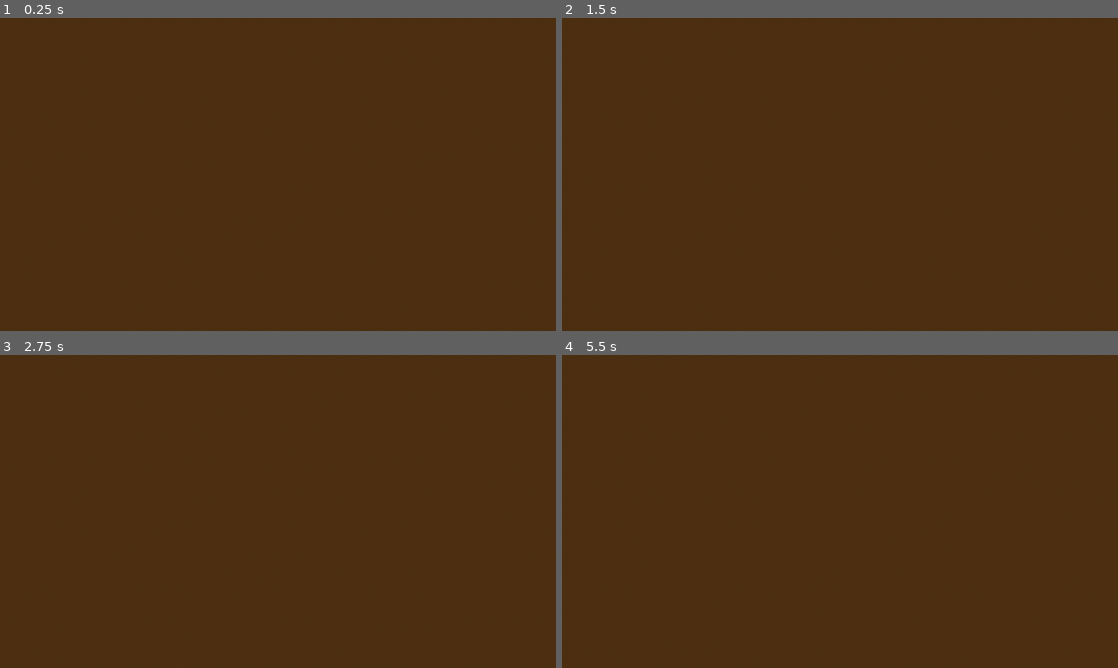
Above: before the commit, frames 1-4 (two rows, left to right).
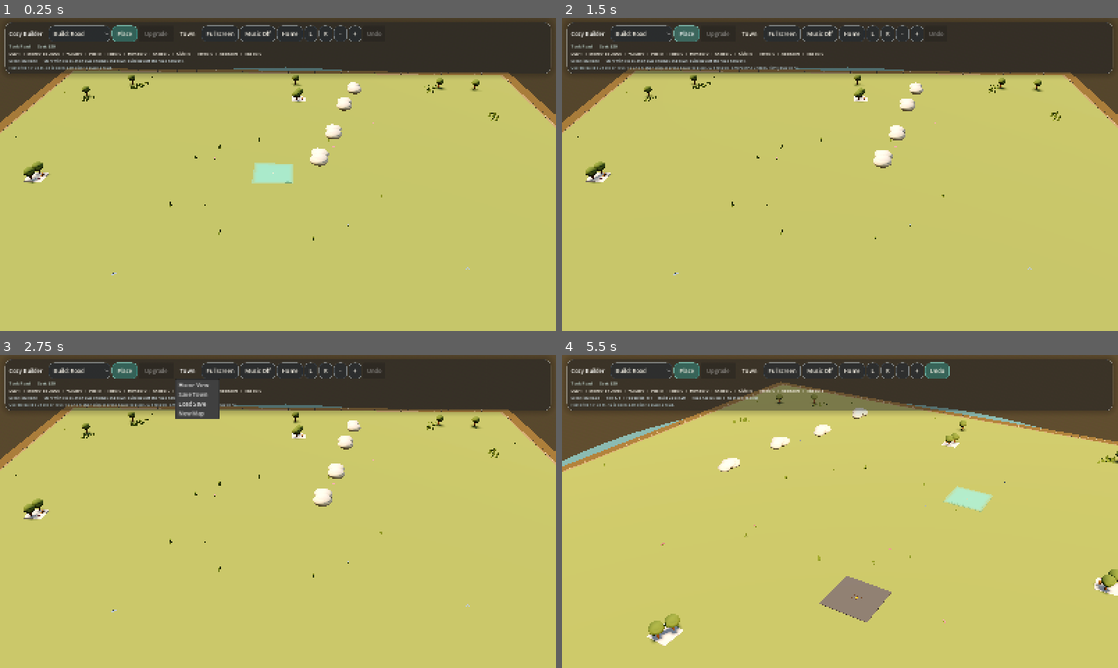
Above: after the commit, the same moments.

Repository: johnswaffles/my-backend-api
Game: Godot game, scene res://scenes/main_scene.tscn
Two runs of this game, one before a commit and one after it. Both use one fixed random seed, a clock stepped at 60 frames per second and the inputs below.
Inputs (mouse positions are in pixels of both pictures, inside the frame that each line leads up to):
- Up to frame 1 (0.25 s): no input
- Up to frame 2 (1.5 s): click (639, 33) at 0.5 s, where only the run after the commit has a clickable "Build: Road"; click (684, 33) at 1.25 s, where only the run after the commit has a clickable "Place"
- Up to frame 3 (2.75 s): click (189, 370) at 2 s, where only the run after the commit has a clickable "Town"
- Up to frame 4 (5.5 s): click (851, 370) at 2.75 s, where only the run after the commit has a clickable "Home"; click (873, 370) at 3.5 s, where only the run after the commit has a clickable "L"; click (890, 370) at 4.25 s, where only the run after the commit has a clickable "R"; tap Space at 5, 5.27 s; move the mouse to (962, 495) at 5.02 s; hold D from 5.03 s (still down); tap 1 at 5.1 s; click (962, 495) at 5.17 s

The runs differ from the first frame. In frame 1, 98% of the frame differs, in the area x 0-100%, y 0-100%; in frame 2, 87%; in frame 3, 88%; in frame 4, 88%.
Error before the commit: Parse Error: Cannot infer the type of "horizontal" variable because the value doesn't have a set type. (res://scripts/building_system.gd:877)

Commit message:
Fix road line parse error

Diff:
--- a/cozy-builder-godot/scripts/building_system.gd
+++ b/cozy-builder-godot/scripts/building_system.gd
@@ -874,7 +874,7 @@
 	var cells: Array[Vector2i] = []
 	if start_cell.x < 0 or start_cell.y < 0 or end_cell.x < 0 or end_cell.y < 0:
 		return cells
-	var horizontal := abs(end_cell.x - start_cell.x) >= abs(end_cell.y - start_cell.y)
+	var horizontal: bool = abs(end_cell.x - start_cell.x) >= abs(end_cell.y - start_cell.y)
 	if horizontal:
 		var from_x := mini(start_cell.x, end_cell.x)
 		var to_x := maxi(start_cell.x, end_cell.x)
Not shown, changed: public/godot-playtest/index.html
Not shown, changed: public/godot-playtest/index.pck
